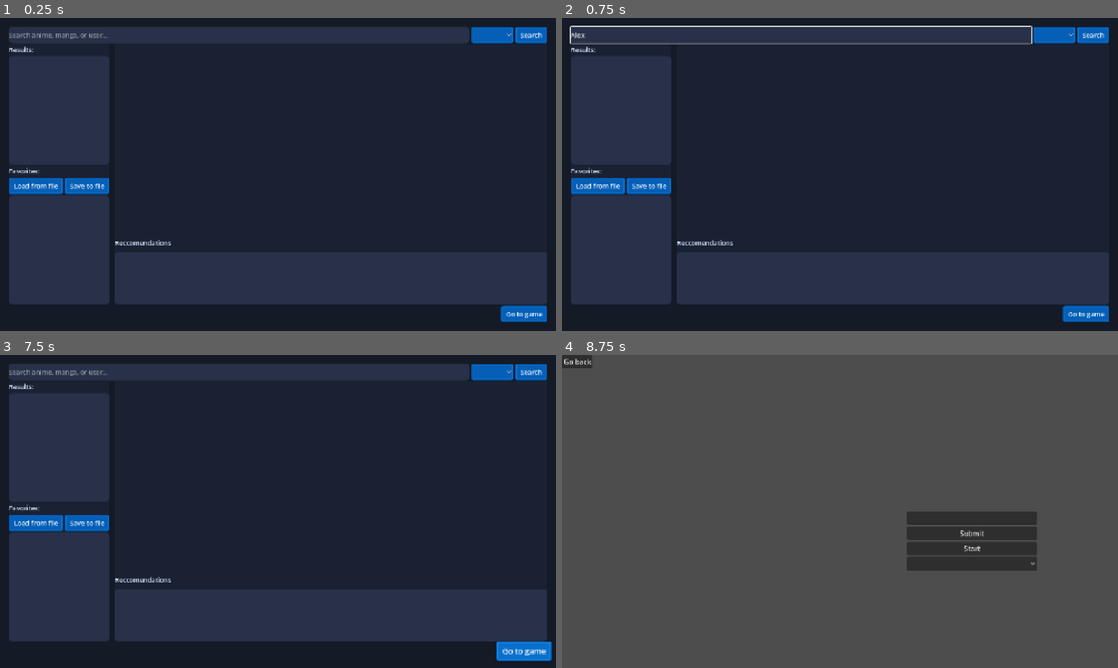
Above: before the commit, frames 1-4 (two rows, left to right).
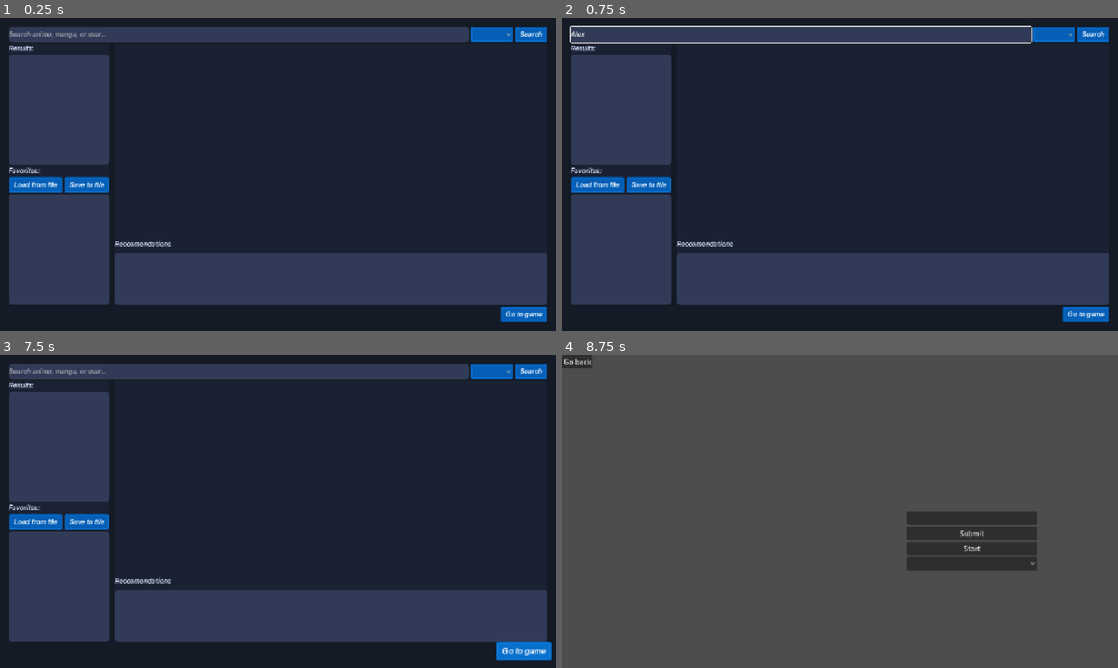
Above: after the commit, the same moments.

Repository: ragingburger1243/AniSearch
Game: Godot game, scene res://main.tscn
Two runs of this game, one before a commit and one after it. Both use one fixed random seed, a clock stepped at 60 frames per second and the inputs below.
Inputs (mouse positions are in pixels of both pictures, inside the frame that each line leads up to):
- Up to frame 1 (0.25 s): no input
- Up to frame 2 (0.75 s): click (801, 33) at 0.52 s; type "Alex" at 0.6 s
- Up to frame 3 (7.5 s): click "Go to game" at 1.25 s; click (411, 517) at 2.02 s; type "12" at 2.1 s; click "Start" at 2.75 s; click "Start" at 3.5 s; click "Submit" at 4.25 s; click "Submit" at 5 s; click "Submit" at 5.75 s; click "Start" at 6.5 s; click "Go back" at 7.25 s
- Up to frame 4 (8.75 s): click "Go to game" at 8 s

The runs differ from the first frame. In frame 1, 1.8% of the frame differs, in the area x 1-99%, y 2-98%; in frame 2, 1.8%; in frame 3, 1.8%; in frame 4, nothing differs.
Error in both runs: Invalid access to property or key 'data' on a base object of type 'Nil'. (res://guess_game.gd:37)

Commit message:
1.6.2
small ui tweak + font change

Diff:
--- a/theme.tres
+++ b/theme.tres
@@ -1,6 +1,7 @@
 [gd_resource type="Theme" format=3 uid="uid://ccldqad4vxksw"]
 
 [ext_resource type="Texture2D" uid="uid://tslex46b2jqe" path="res://Assets/button_square_flat.png" id="1_flat"]
+[ext_resource type="FontFile" uid="uid://vvve185uet13" path="res://Assets/GoogleSans_17pt-SemiBoldItalic.ttf" id="1_vj6dk"]
 [ext_resource type="Texture2D" uid="uid://dnsddhmmahuvs" path="res://Assets/button_square_line.png" id="2_line"]
 
 [sub_resource type="StyleBoxTexture" id="btn_hover"]
@@ -40,7 +41,7 @@
 modulate_color = Color(0.15, 0.45, 0.7, 1)
 
 [sub_resource type="StyleBoxFlat" id="StyleBoxFlat_ddwj7"]
-bg_color = Color(0.15710118, 0.19405213, 0.2863025, 1)
+bg_color = Color(0.19204551, 0.23319665, 0.3431318, 1)
 corner_radius_top_left = 10
 corner_radius_top_right = 10
 corner_radius_bottom_right = 10
@@ -48,7 +49,7 @@
 corner_detail = 10
 
 [sub_resource type="StyleBoxFlat" id="StyleBoxFlat_cjfk0"]
-bg_color = Color(0.15686275, 0.19215687, 0.28627452, 1)
+bg_color = Color(0.19215687, 0.23137255, 0.34117648, 1)
 corner_radius_top_left = 10
 corner_radius_top_right = 10
 corner_radius_bottom_right = 10
@@ -78,11 +79,14 @@
 Button/colors/font_color = Color(0.9, 0.95, 1, 1)
 Button/colors/font_hover_color = Color(1, 1, 1, 1)
 Button/colors/font_pressed_color = Color(0.7, 0.85, 1, 1)
+Button/fonts/font = ExtResource("1_vj6dk")
 Button/styles/hover = SubResource("btn_hover")
 Button/styles/normal = SubResource("btn_normal")
 Button/styles/pressed = SubResource("btn_pressed")
 ItemList/styles/panel = SubResource("StyleBoxFlat_ddwj7")
 Label/colors/font_color = Color(0.85, 0.9, 1, 1)
+Label/fonts/font = ExtResource("1_vj6dk")
+LineEdit/fonts/font = ExtResource("1_vj6dk")
 LineEdit/styles/normal = SubResource("StyleBoxFlat_cjfk0")
 Panel/styles/panel = SubResource("panel_normal")
 PanelContainer/styles/panel = SubResource("panel_normal")
Binary file added: Assets/GoogleSans_17pt-SemiBoldItalic.ttf
Not shown, added: Assets/GoogleSans_17pt-SemiBoldItalic.ttf.import
